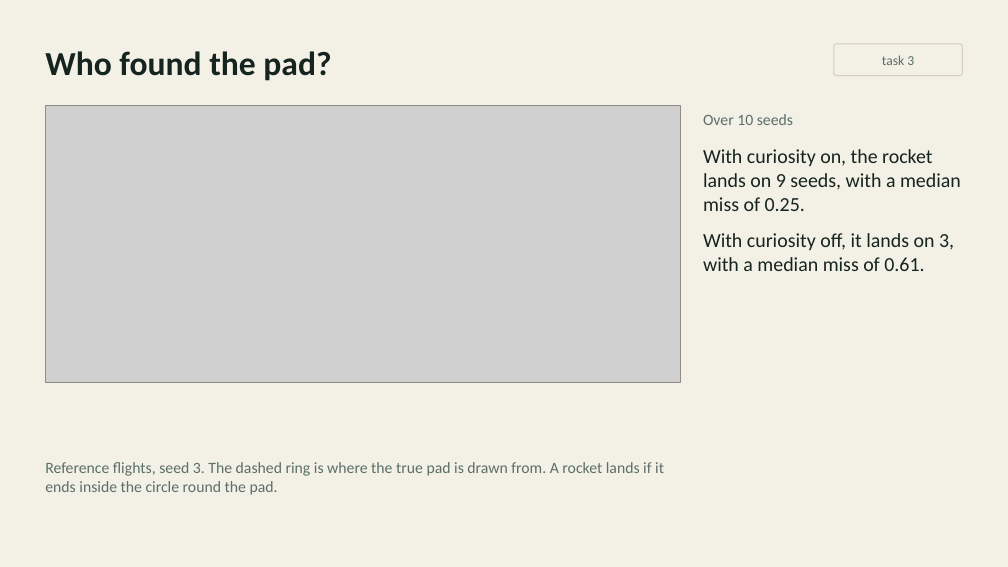
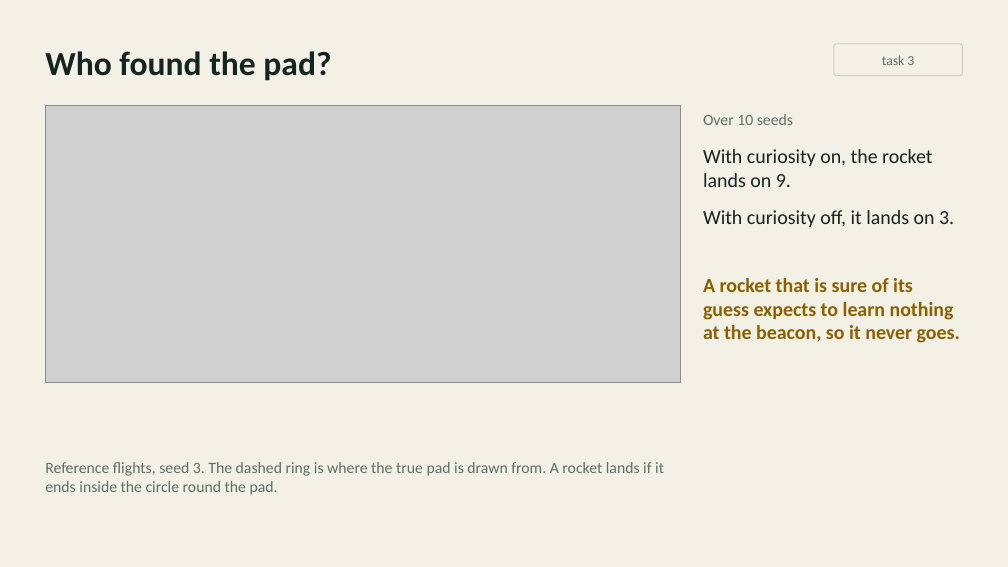
Before and after one commit to inferogenesis/cpomdp-workshop, a slide deck: slide 17 of deck/cpomdp_symposium_2026.pptx. Drawn at 1008x567 pixels with LibreOffice and Linux fonts; fonts in the diff are those of the drawing; grey boxes stand for pictures. Boxes give left, top, right and bottom in pixels: in the first picture for what was removed or moved away, otherwise in the second. Text is boxed around its words. In the diff, an @@ line names an element or a change of style, - is before the commit and + after.

```diff
--- a/deck/cpomdp_symposium_2026.pptx
+++ b/deck/cpomdp_symposium_2026.pptx
@@ text at <box>703,149,954,228</box>: text changed @@
-With curiosity on, the rocket lands on 9 seeds, with a median miss of 0.25.
-With curiosity off, it lands on 3, with a median miss of 0.61.
+With curiosity on, the rocket lands on 9.
+With curiosity off, it lands on 3.
@@ text added at <box>703,278,960,343</box>, 19 pt, text #8A6000, bold @@
+A rocket that is sure of its guess expects to learn nothing at the beacon, so it never goes.
```
Also in this commit, not shown: 2 other slides changed, 2 slides removed, 2 other files.
